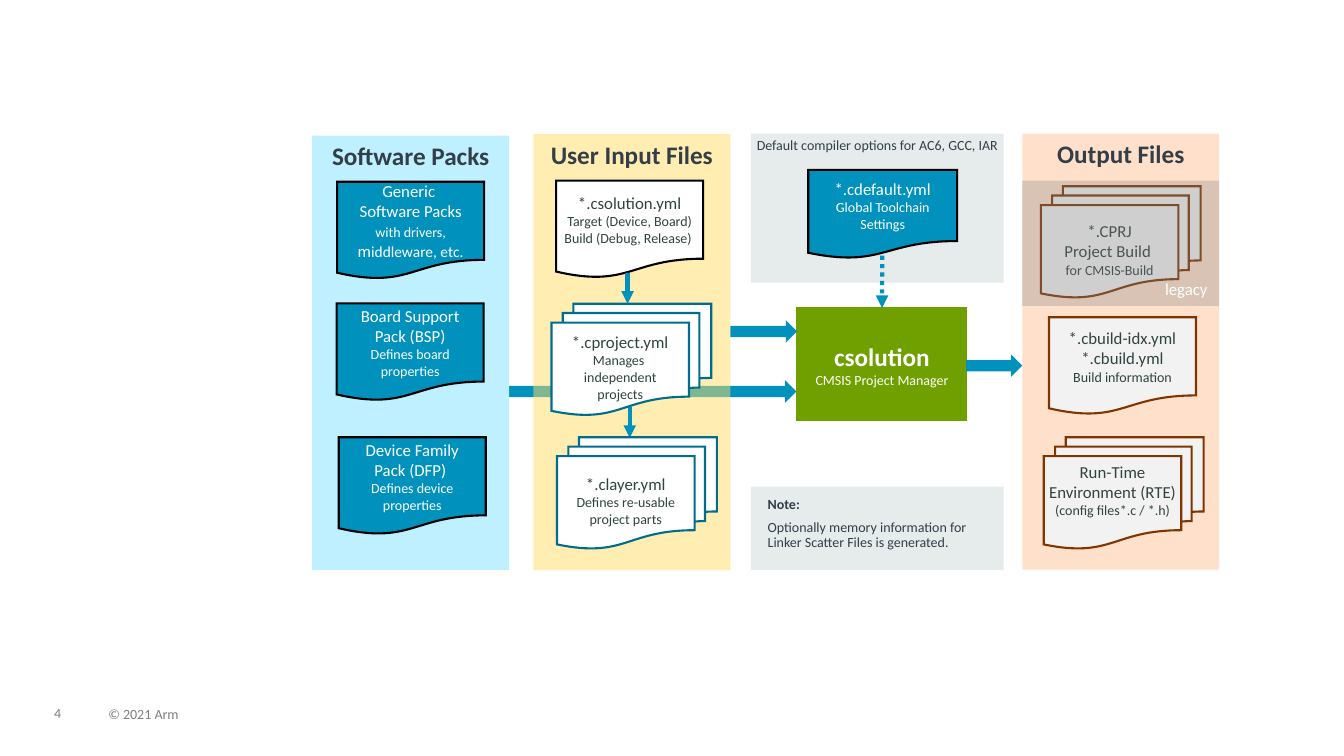
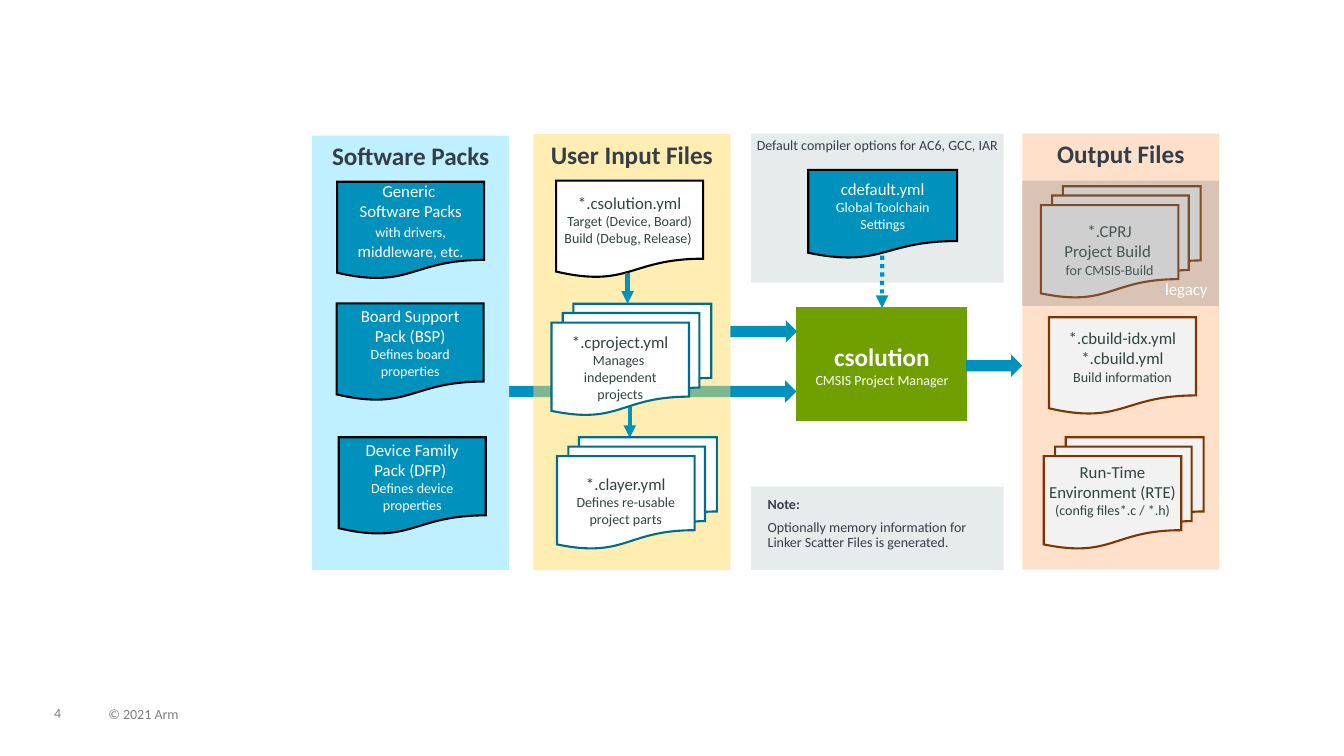
Before and after one commit to Open-CMSIS-Pack/devtools, a slide deck: slide 4 of tools/projmgr/docs/Manual/images/overview.pptx. Drawn at 1344x756 pixels with LibreOffice and Linux fonts; fonts in the diff are those of the drawing. Boxes give left, top, right and bottom in pixels: in the first picture for what was removed or moved away, otherwise in the second. Text is boxed around its words. In the diff, an @@ line names an element or a change of style, - is before the commit and + after.

```diff
--- a/tools/projmgr/docs/Manual/images/overview.pptx
+++ b/tools/projmgr/docs/Manual/images/overview.pptx
@@ text in flow chart document at <box>578,197,930,232</box>: text changed @@
-*.cdefault.yml
-Global Toolchain Settings
+cdefault.yml
+Global Toolchain Settings
```
Also in this commit, not shown: 3 other files.
